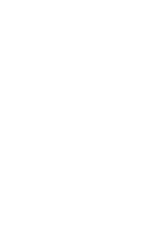
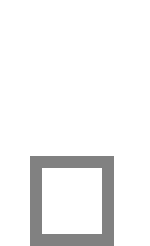
Layered file, before and after one edit (150x246). Changes by layer:
added layer "arqueta.grey" above "arqueta.over" over left=30, top=156, right=114, bottom=246
